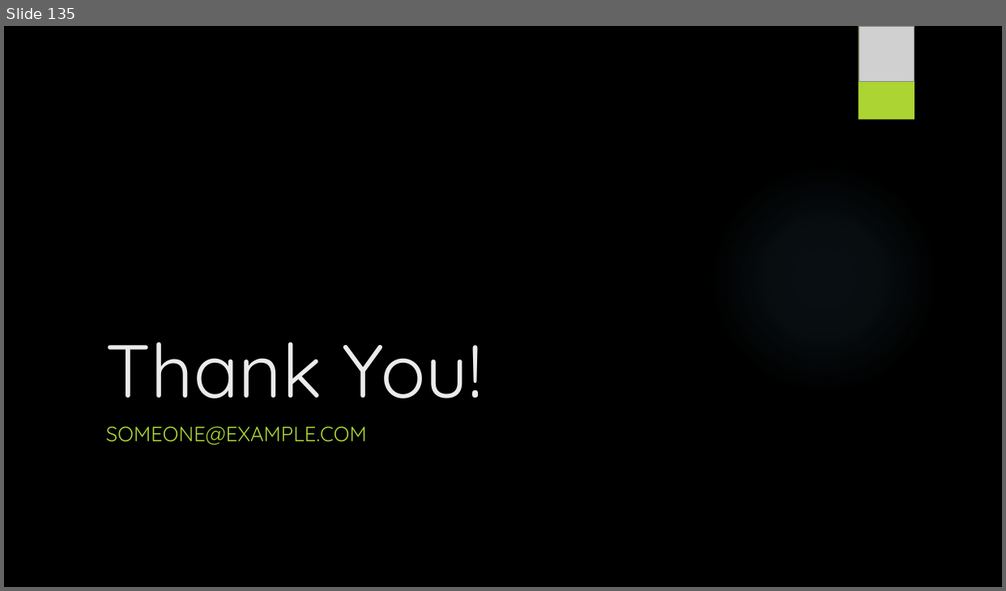
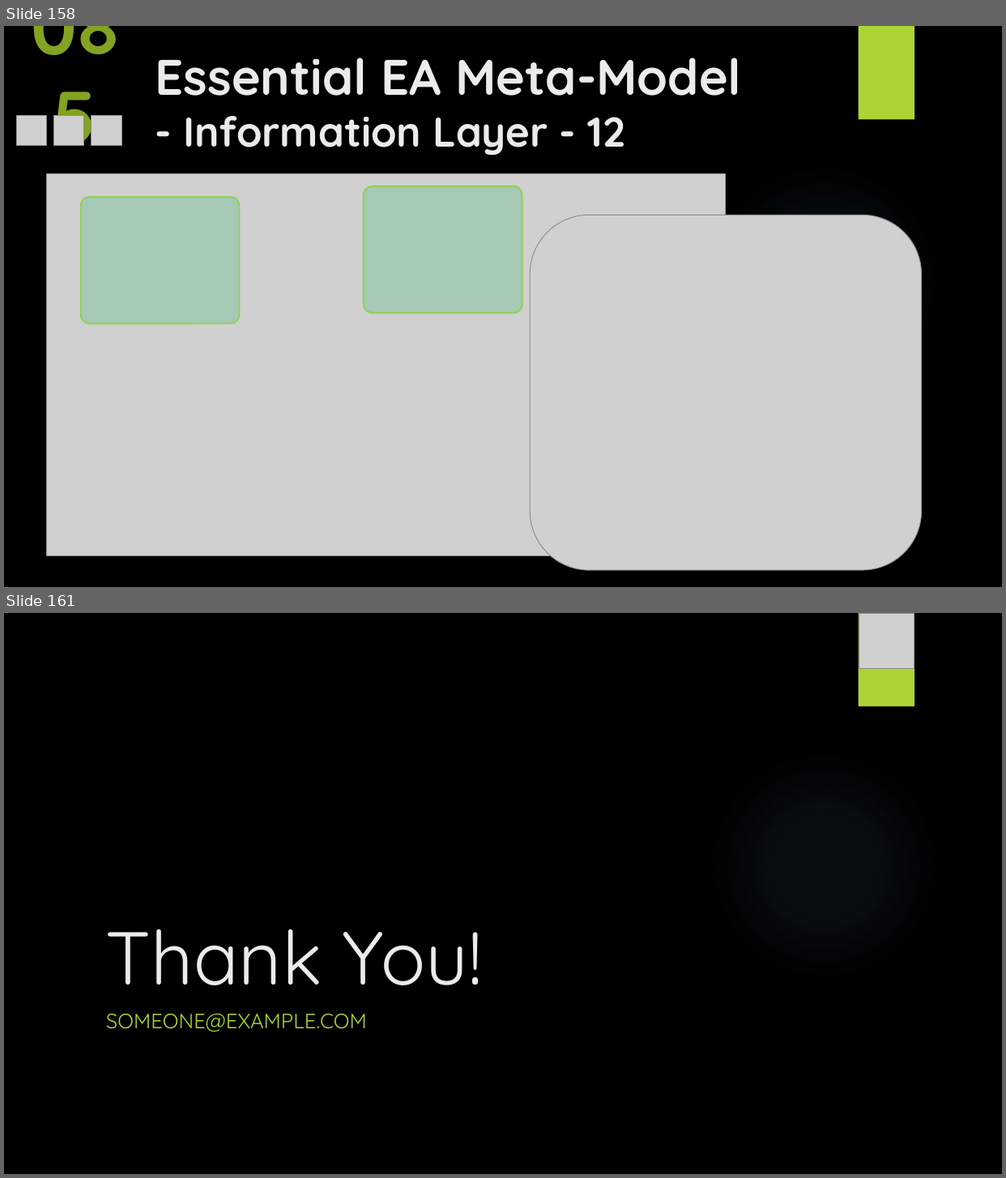
Before and after one commit to yasenstar/EA_MetaModel, a slide deck: Master_EAS_Meta-Model.pptx. Shown one above the other, each under a label of ours: slide 135 before the commit, slides 158 and 161 after it; the slides between them are not shown. The pictures are 1006x591 and 1006x1178 pixels, drawn with LibreOffice and Linux fonts; fonts in the diff are those of the drawing; grey boxes stand for pictures; background and template pictures are left out. Boxes give left, top, right and bottom in pixels: in the first picture for what was removed or moved away, otherwise in the second. Text is boxed around its words. In the diff, an @@ line names an element or a change of style, - is before the commit and + after.

```diff
--- a/Master_EAS_Meta-Model.pptx
+++ b/Master_EAS_Meta-Model.pptx
@@ slide 158 added at [4,26,1002,587], background picture (left out); not listed: 1 template element that a slide beside it also shows @@
@@ text added at [4,26,147,113], 72 pt, text #83A322, bold @@
+085
@@ rectangle added at [859,26,914,120], fill #ACD433 @@
@@ title added at [155,58,741,156], 48 pt, text #EBEBEB, bold @@
+Essential EA Meta-Model
+- Information Layer - 12
@@ picture added at [17,116,47,146] @@
@@ picture added at [54,116,84,146] @@
@@ picture added at [91,116,122,146] @@
@@ picture added at [47,174,726,557] @@
@@ rounded rectangle added at [364,186,522,313], fill #00B050 at 20% opacity, outline #92D050 1.5 pt @@
@@ rounded rectangle added at [81,198,240,324], fill #00B050 at 20% opacity, outline #92D050 1.5 pt @@
@@ picture added at [530,216,922,571] @@
@@ what was slide 135 is now slide 161 @@
```
Also in this commit, not shown: 4 slides changed, 25 other slides added, 9 other files.
